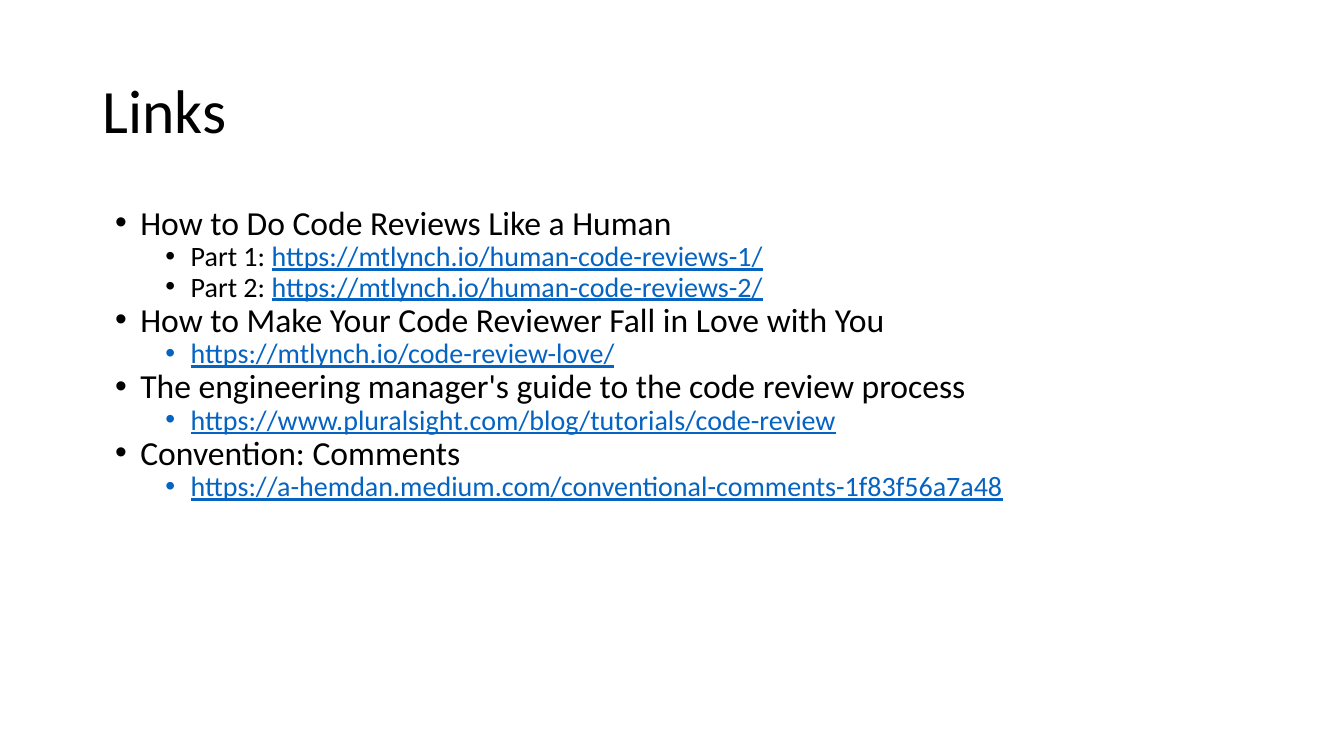
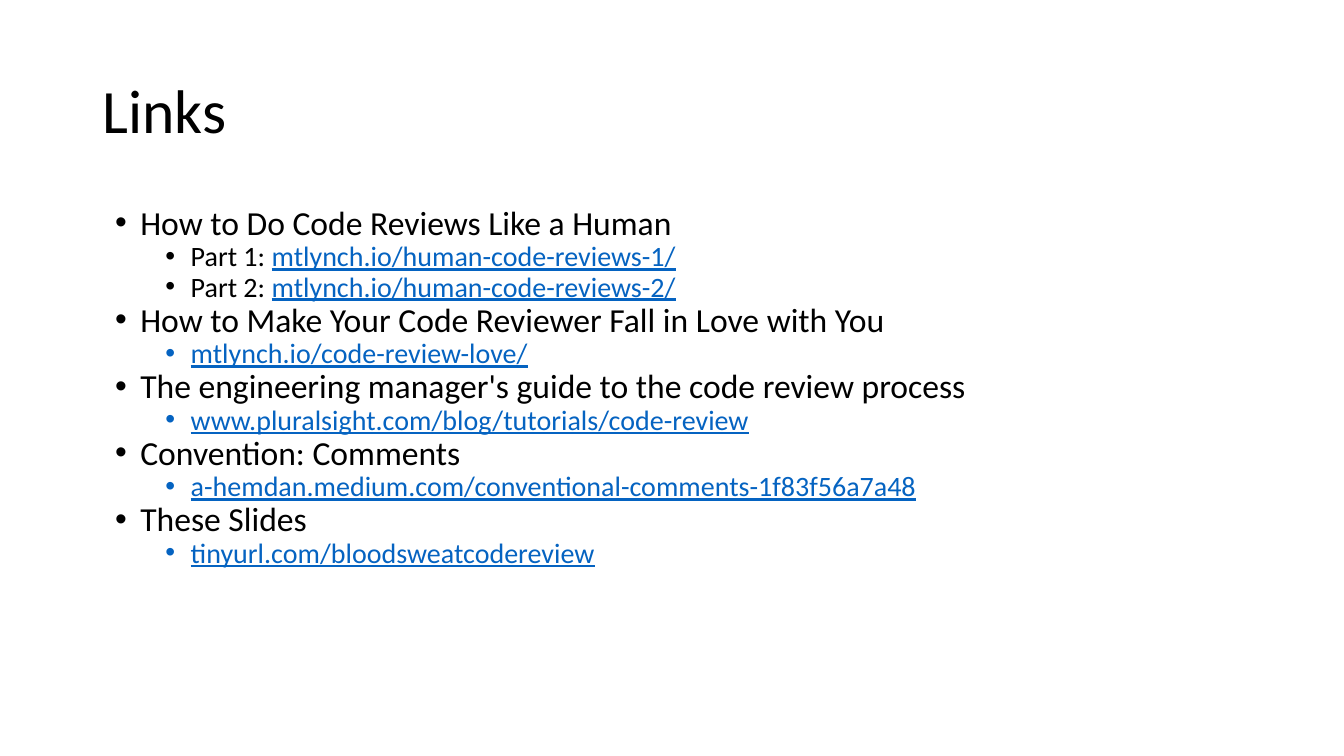
Before and after one commit to DavidGiard/Presentation-Slides, a slide deck: slide 45 of Blood-Sweat-and-Code-Reviews/Code Reviews.pptx. Drawn at 1344x756 pixels with LibreOffice and Linux fonts; fonts in the diff are those of the drawing. Boxes give left, top, right and bottom in pixels: in the first picture for what was removed or moved away, otherwise in the second. Text is boxed around its words. In the diff, an @@ line names an element or a change of style, - is before the commit and + after.

Commit message:
Add link

```diff
--- a/Blood-Sweat-and-Code-Reviews/Code Reviews.pptx
+++ b/Blood-Sweat-and-Code-Reviews/Code Reviews.pptx
@@ text at [191, 246, 676, 302]: text changed @@
-  • Part 1: https://mtlynch.io/human-code-reviews-1/
-  • Part 2: https://mtlynch.io/human-code-reviews-2/
+  • Part 1: mtlynch.io/human-code-reviews-1/
+  • Part 2: mtlynch.io/human-code-reviews-2/
@@ text at [191, 343, 528, 368]: text changed @@
-  • https://mtlynch.io/code-review-love/
+  • mtlynch.io/code-review-love/
@@ text at [191, 410, 749, 435]: text changed @@
-  • https://www.pluralsight.com/blog/tutorials/code-review
+  • www.pluralsight.com/blog/tutorials/code-review
@@ text at [140, 476, 916, 568]: text changed @@
-  • https://a-hemdan.medium.com/conventional-comments-1f83f56a7a48
+  • a-hemdan.medium.com/conventional-comments-1f83f56a7a48
+• These Slides
+  • tinyurl.com/bloodsweatcodereview
```
